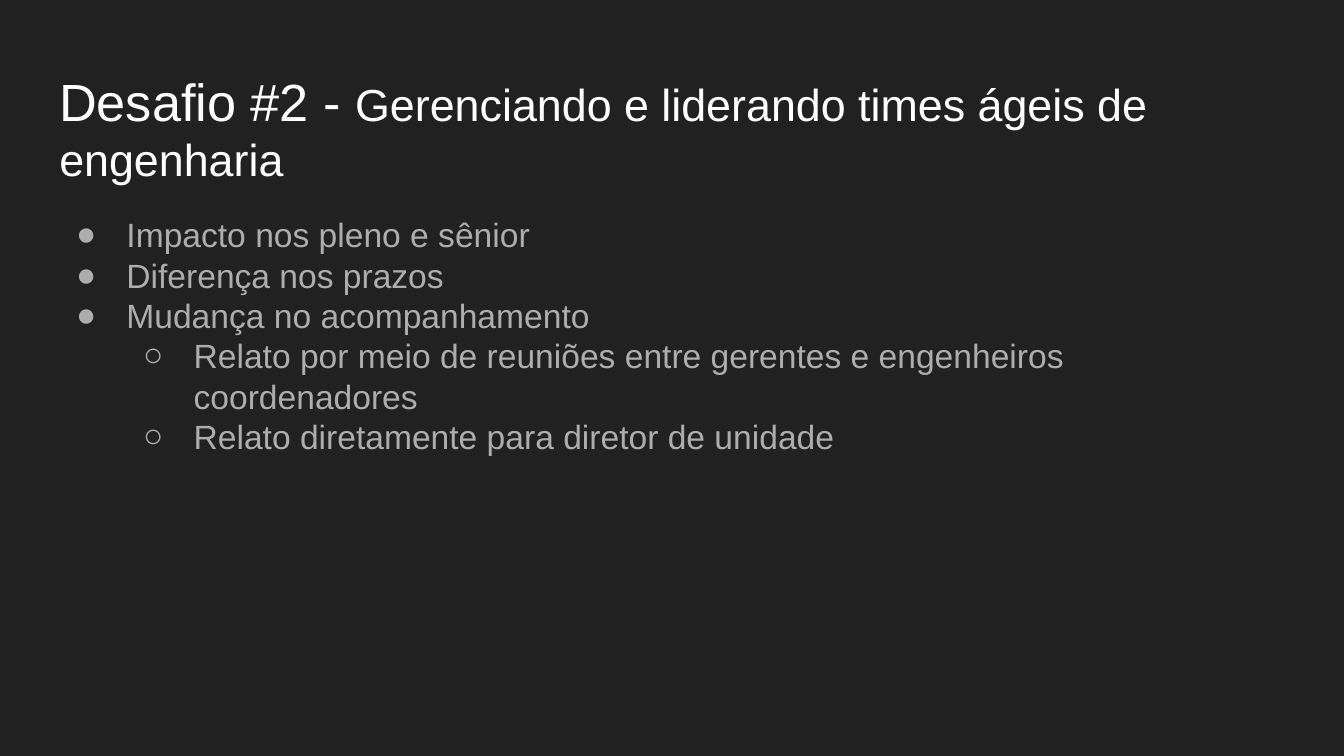
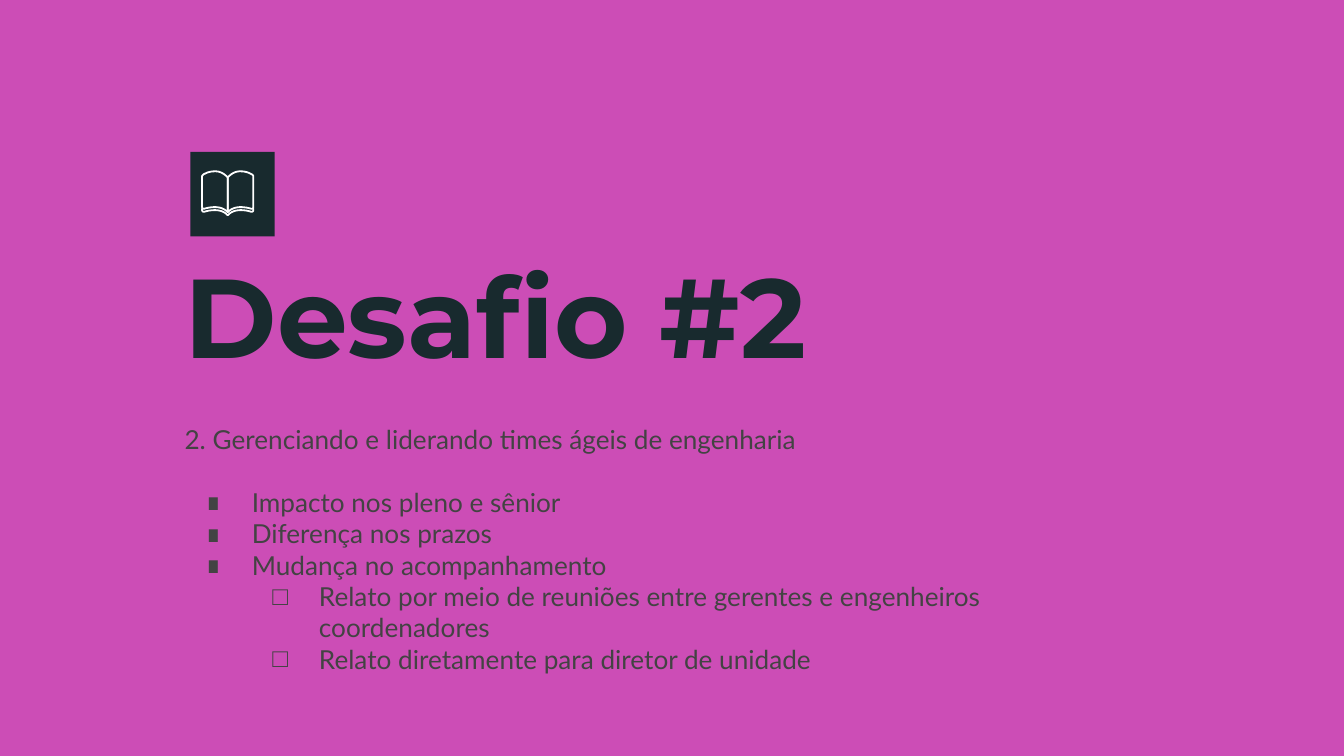
Before and after one commit to fga-eps-mds/A-Disciplina-MDS-EPS, a slide deck: slide 12 of GPP_Material/12-Cisco Systems/Transição para o novo ágil e o modelo de desenvolvimento de produto.pptx (slide 11 before the commit). Drawn at 1344x756 pixels with LibreOffice and Linux fonts; fonts in the diff are those of the drawing. Boxes give left, top, right and bottom in pixels: in the first picture for what was removed or moved away, otherwise in the second. Text is boxed around its words. In the diff, an @@ line names an element or a change of style, - is before the commit and + after.

```diff
--- a/GPP_Material/12-Cisco Systems/Transição para o novo ágil e o modelo de desenvolvimento de produto.pptx
+++ b/GPP_Material/12-Cisco Systems/Transição para o novo ágil e o modelo de desenvolvimento de produto.pptx
@@ background #212121 to #CC4DB6 @@
@@ title removed at (59,83,1147,185) @@
-Desafio #2 - Gerenciando e liderando times ágeis de engenharia
@@ rectangle added at (191,152,276,237), fill #182A2E @@
@@ group added at (202,171,253,215): 4 freeform shapes @@
@@ title added at (185,270,807,359), 60 pt, text #182A2E, bold @@
+Desafio #2
@@ text "2. Gerenciando e liderando times ...": place and size @@
-text "2. Gerenciando e liderando times ..." at (126,222,1064,455)
+text "2. Gerenciando e liderando times ..." at (185,430,980,673)
@@ text at (185,430,796,454): paragraph added @@
+2. Gerenciando e liderando times ágeis de engenharia
@@ text at (252,493,980,673): size 18 to 14 pt, font Arial to Lato, text colour #ADADAD to #434343 in "Impacto nos pleno e sênior", "Diferença nos prazos", "Mudança no acompanhamento", "Relato por meio de reuniões entre gerentes ..." and 1 more places; bullet ● to ∎; bullet colour #ADADAD to #434343; bullet ○ to □ @@
```
Also in this commit, not shown: 9 other slides changed, 7 slides added, 4 slides removed, 1 other file.
